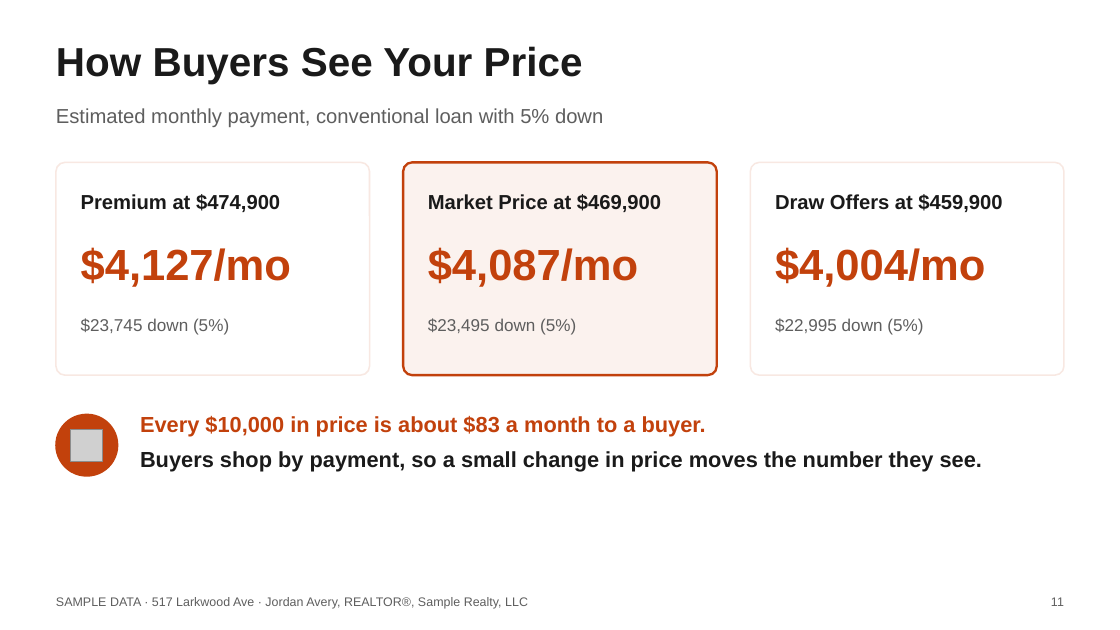
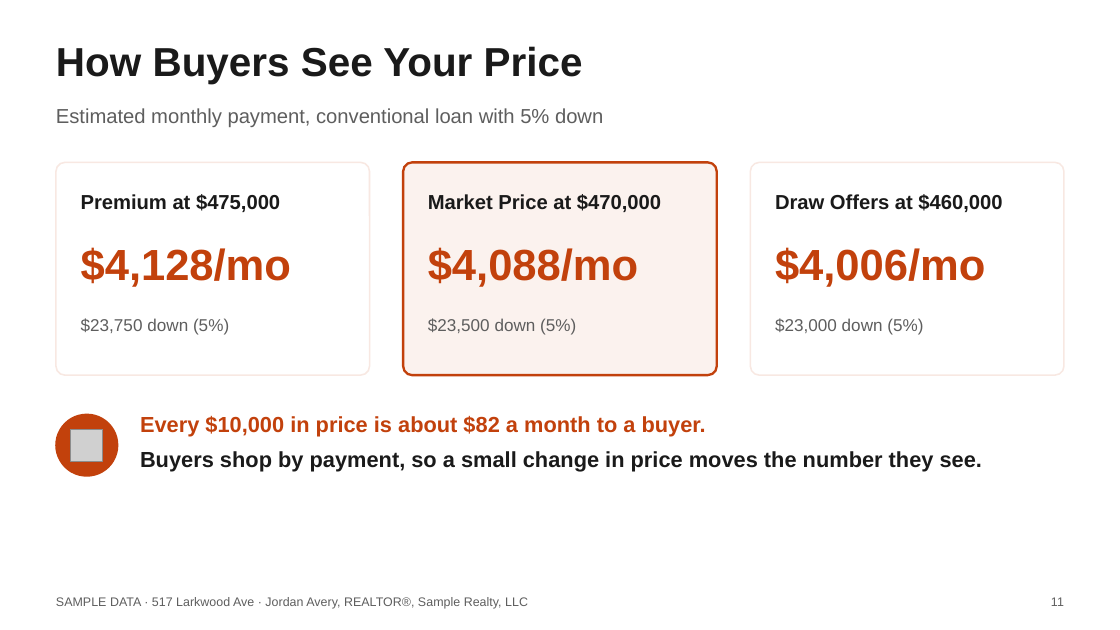
Before and after one commit to axelrivera/real-estate-skills, a slide deck: slide 11 of samples/seller-cma/517-Larkwood-Ave-Listing-Presentation.pptx. Drawn at 1120x630 pixels with LibreOffice and Linux fonts; fonts in the diff are those of the drawing; grey boxes stand for pictures. Boxes give left, top, right and bottom in pixels: in the first picture for what was removed or moved away, otherwise in the second. Text is boxed around its words. In the diff, an @@ line names an element or a change of style, - is before the commit and + after.

```diff
--- a/samples/seller-cma/517-Larkwood-Ave-Listing-Presentation.pptx
+++ b/samples/seller-cma/517-Larkwood-Ave-Listing-Presentation.pptx
@@ text at (81,194,280,212): text changed @@
-Premium at $474,900
+Premium at $475,000
@@ text at (428,194,661,212): text changed @@
-Market Price at $469,900
+Market Price at $470,000
@@ text at (775,194,1002,212): text changed @@
-Draw Offers at $459,900
+Draw Offers at $460,000
@@ text at (81,247,291,287): text changed @@
-$4,127/mo
+$4,128/mo
@@ text at (428,247,638,287): text changed @@
-$4,087/mo
+$4,088/mo
@@ text at (775,247,985,287): text changed @@
-$4,004/mo
+$4,006/mo
@@ text at (81,318,229,335): text changed @@
-$23,745 down (5%)
+$23,750 down (5%)
@@ text at (428,318,576,335): text changed @@
-$23,495 down (5%)
+$23,500 down (5%)
@@ text at (775,318,923,335): text changed @@
-$22,995 down (5%)
+$23,000 down (5%)
@@ text at (140,416,706,436): text changed @@
-Every $10,000 in price is about $83 a month to a buyer.
+Every $10,000 in price is about $82 a month to a buyer.
```
Also in this commit, not shown: 8 other slides changed, 17 other files.
